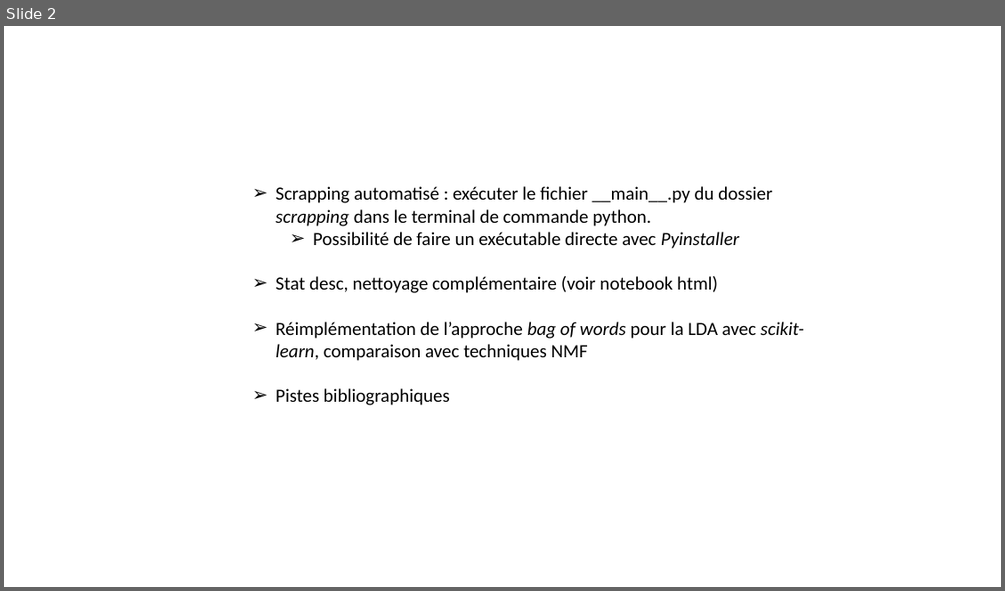
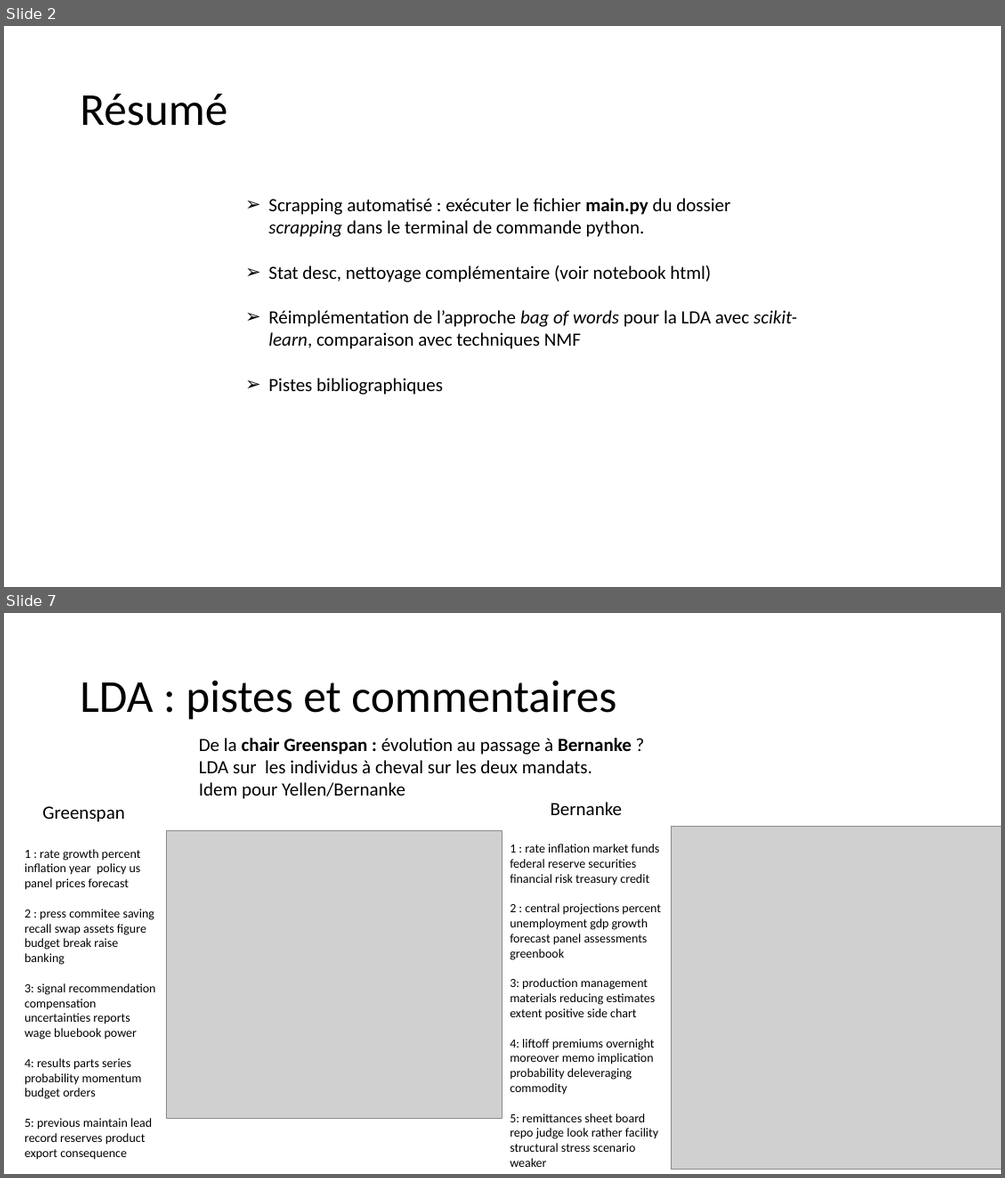
Before and after one commit to erialc-cal/NLP-FOMC, a slide deck: Pour_reu/reu1.pptx. Shown one above the other, each under a label of ours: slide 2 before the commit, slides 2 and 7 after it; the slides between them are not shown. The pictures are 1005x591 and 1005x1178 pixels, drawn with LibreOffice and Linux fonts; fonts in the diff are those of the drawing; grey boxes stand for pictures. Boxes give left, top, right and bottom in pixels: in the first picture for what was removed or moved away, otherwise in the second. Text is boxed around its words. In the diff, an @@ line names an element or a change of style, - is before the commit and + after.

```diff
--- a/Pour_reu/reu1.pptx
+++ b/Pour_reu/reu1.pptx
@@ slide 7 added at (4,613,1001,1174), background #FFFFFF @@
@@ title added at (80,680,616,720), 44 pt, text #000000 @@
+LDA : pistes et commentaires
@@ text added at (199,738,631,799), 18 pt, text #000000 @@
+De la chair Greenspan : évolution au passage à Bernanke ?
+LDA sur les individus à cheval sur les deux mandats.
+Idem pour Yellen/Bernanke
@@ text added at (42,806,124,822), 18 pt, text #000000 @@
+Greenspan
@@ text added at (550,802,623,815), 18 pt, text #000000 @@
+Bernanke
@@ picture added at (671,826,1001,1169) @@
@@ text added at (24,849,156,1159), 12 pt, text #000000 @@
+1 : rate growth percent inflation year policy us panel prices forecast
+2 : press commitee saving recall swap assets figure budget break raise banking
+3: signal recommendation compensation uncertainties reports wage bluebook power
+4: results parts series probability momentum budget orders
+5: previous maintain lead record reserves product export consequence
@@ picture added at (166,831,502,1118) @@
@@ text added at (510,844,661,1167), 12 pt, text #000000 @@
+1 : rate inflation market funds federal reserve securities financial risk treasury credit
+2 : central projections percent unemployment gdp growth forecast panel assessments greenbook
+3: production management materials reducing estimates extent positive side chart
+4: liftoff premiums overnight moreover memo implication probability deleveraging commodity
+5: remittances sheet board repo judge look rather facility structural stress scenario weaker
@@ slide 2 changed as well @@
@@ title added at (80,94,227,126), 44 pt, text #000000 @@
+Résumé
@@ text "Scrapping automatisé : exécuter le ...": place and size @@
-text "Scrapping automatisé : exécuter le ..." at (275,186,804,405)
+text "Scrapping automatisé : exécuter le ..." at (268,198,797,394)
@@ text at (268,198,730,237): text changed @@
-➢ Scrapping automatisé : exécuter le fichier __main__.py du dossier scrapping dans le terminal de commande python.
-  ➢ Possibilité de faire un exécutable directe avec Pyinstaller
+➢ Scrapping automatisé : exécuter le fichier main.py du dossier scrapping dans le terminal de commande python.
```
Also in this commit, not shown: 5 other slides changed, 7 other slides added, 3 slides removed, 46 other files.
